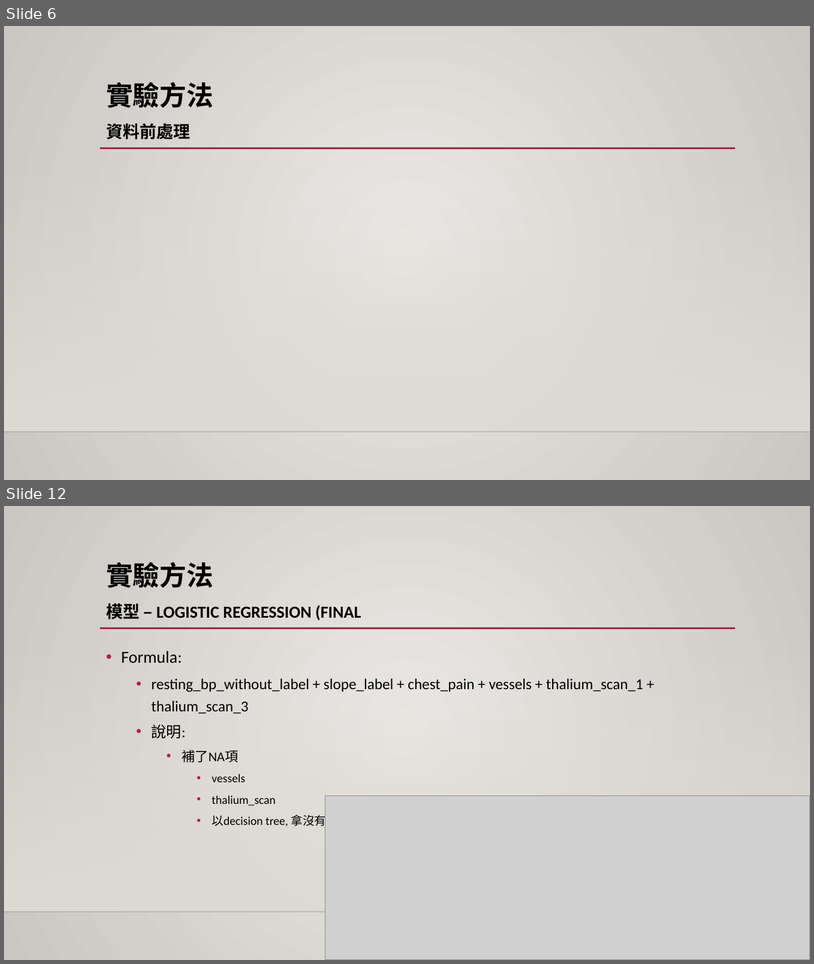
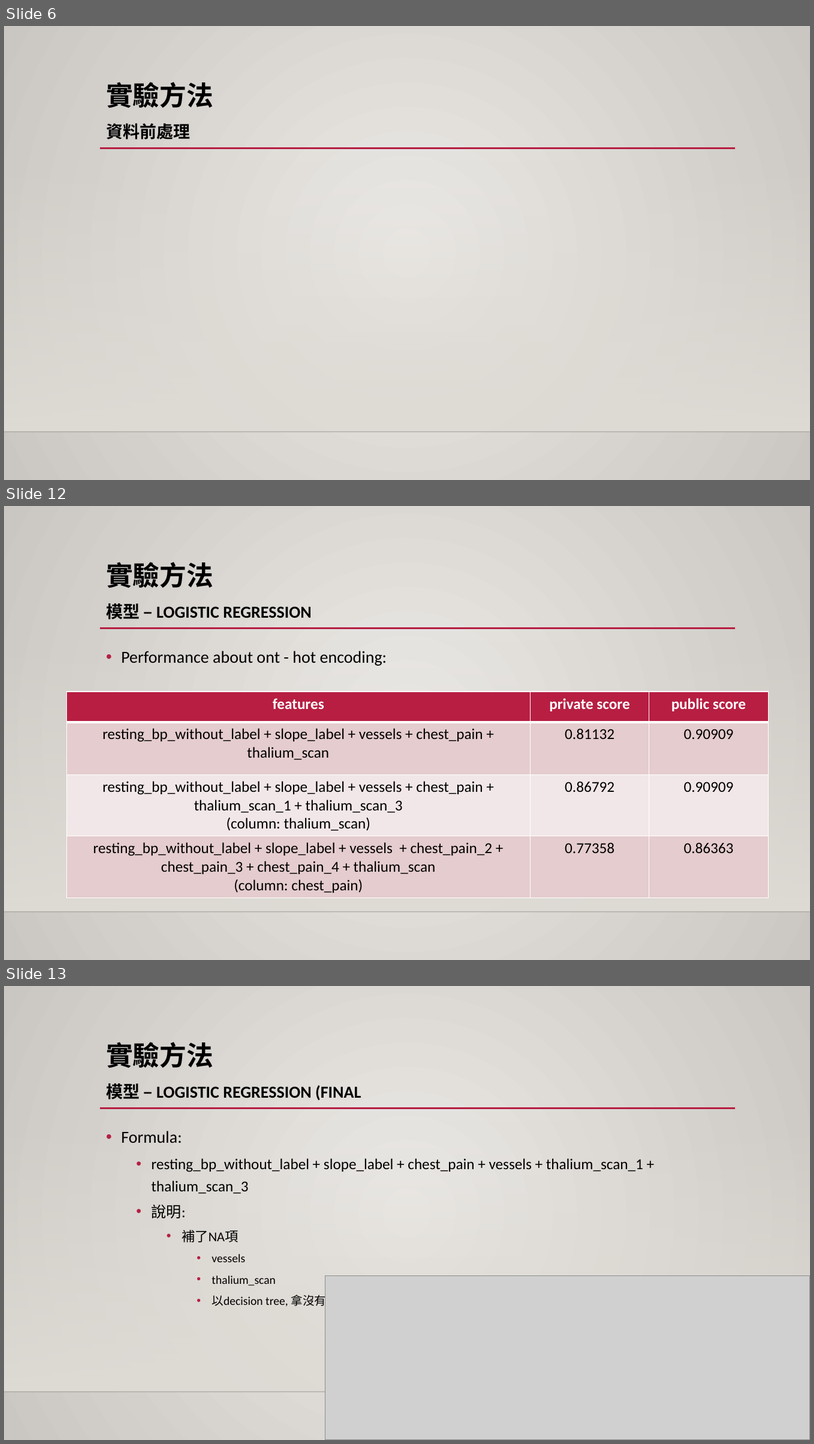
Before and after one commit to 1082-datascience/finalproject-finalproject-1082ds_group3, a slide deck: docs/yuchun_model.pptx. Shown one above the other, each under a label of ours: slides 6 and 12 before the commit, slides 6, 12 and 13 after it; the slides between them are not shown. The pictures are 814x964 and 814x1444 pixels, drawn with LibreOffice and Linux fonts; fonts in the diff are those of the drawing; grey boxes stand for pictures; background and template pictures are left out. Boxes give left, top, right and bottom in pixels: in the first picture for what was removed or moved away, otherwise in the second. Text is boxed around its words. In the diff, an @@ line names an element or a change of style, - is before the commit and + after.

```diff
--- a/docs/yuchun_model.pptx
+++ b/docs/yuchun_model.pptx
@@ slide 12 added at [4, 506, 810, 960], background gradient #ECEAE7 to #CAC7C1; not listed: 3 template elements that a slide beside it also shows @@
@@ title added at [106, 562, 311, 619], 20 pt, text #000000, bold @@
+實驗方法
+模型 – LOGISTIC REGRESSION
@@ text added at [121, 651, 387, 666], 20 pt, text #000000 @@
+• Performance about ont - hot encoding:
@@ table added at [67, 692, 769, 895], 4 rows, 3 columns @@
+features | private score | public score
+resting_bp_without_label + slope_label + vessels + chest_pain + thalium_scan | 0.81132 | 0.90909
+resting_bp_without_label + slope_label + vessels + chest_pain + thalium_scan_1 + thalium_scan_3 / (column: thalium_scan) | 0.86792 | 0.90909
+resting_bp_without_label + slope_label + vessels + chest_pain_2 + chest_pain_3 + chest_pain_4 + thalium_scan / (column: chest_pain) | 0.77358 | 0.86363
@@ what was slide 12 is now slide 13 @@
```
Also in this commit, not shown: 8 slides changed, 1 slide removed.
